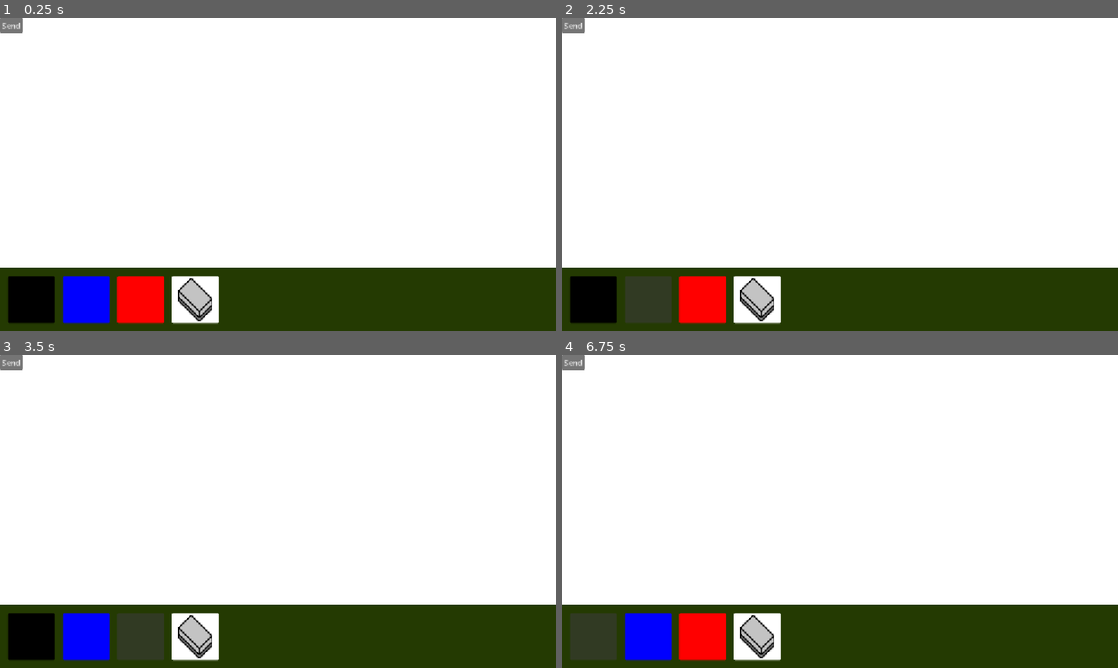
Above: before the commit, frames 1-4 (two rows, left to right).
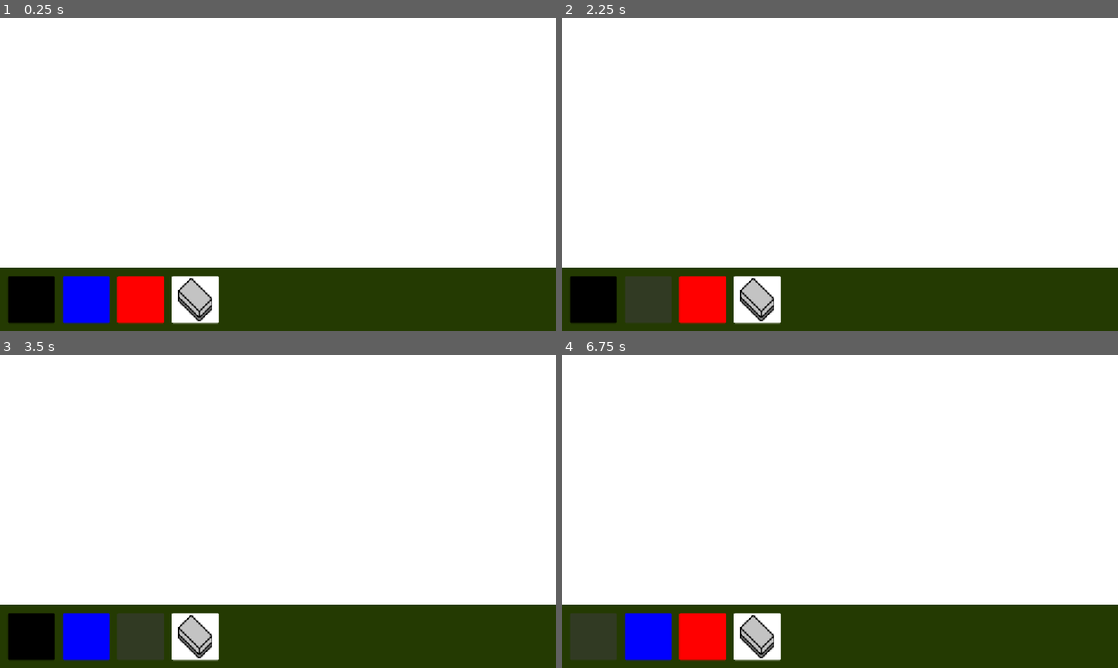
Above: after the commit, the same moments.

Repository: AGI-Frankenstein/web-test
Game: Godot game, scene res://scenes/OldDrawingStuff/Whiteboard_task.tscn
The game is run twice, just before and just after one commit, with the same random seed, the same clock (stepped at 60 frames per second) and the same inputs.
Inputs (mouse positions are in pixels of both pictures, inside the frame that each line leads up to):
- Up to frame 1 (0.25 s): no input
- Up to frame 2 (2.25 s): click (595, 299) at 0.5 s; click (573, 24) at 1.25 s, where only the run before the commit has a clickable "Send"; click (645, 299) at 2 s
- Up to frame 3 (3.5 s): click (139, 636) at 2.75 s
- Up to frame 4 (6.75 s): click (595, 636) at 3.5 s; click (645, 636) at 4.25 s; click (701, 636) at 5 s; click (573, 361) at 5.75 s, where only the run before the commit has a clickable "Send"; click (595, 636) at 6.5 s

The runs differ from the first frame. In frame 1, 0.2% of the frame differs, in the area x 0-5%, y 0-5%; in frame 2, 0.2%; in frame 3, 0.2%; in frame 4, 0.2%.

Commit message:
Small change for demo

Diff:
--- a/scenes/OldDrawingStuff/Whiteboard_task.tscn
+++ b/scenes/OldDrawingStuff/Whiteboard_task.tscn
@@ -136,7 +136,6 @@
 offset_bottom = 618.0
 theme_override_styles/normal = SubResource("StyleBoxFlat_hkanf")
 theme_override_styles/pressed = SubResource("StyleBoxFlat_xw0pa")
-toggle_mode = true
 icon = ExtResource("3_xw0pa")
 icon_alignment = 1
 expand_icon = true
@@ -159,4 +158,5 @@
 [connection signal="pressed" from="Control2/Color1Button" to="Control2" method="_on_color_1_button_pressed"]
 [connection signal="pressed" from="Control2/Color2Button" to="Control2" method="_on_color_2_button_pressed"]
 [connection signal="pressed" from="Control2/Color3Button" to="Control2" method="_on_color_3_button_pressed"]
+[connection signal="pressed" from="Control2/EraserToggle" to="Control2" method="_on_eraser_toggle_pressed"]
 [connection signal="toggled" from="Control2/EraserToggle" to="Control2/SubViewportContainer/SubViewport/Node2D" method="_on_button_toggled"]
--- a/scenes/OldDrawingStuff/control.gd
+++ b/scenes/OldDrawingStuff/control.gd
@@ -26,13 +26,6 @@
 	bttns.append(btnEraser)
 	bttns.append(btnUndo)
 	_resize_to_screen() # Resizes for the device screen size, adjust button positions and also changes button backgrounds
-
-	var join_button = Button.new()
-	join_button.text = "Send"
-	join_button.pressed.connect(submit_image)
-	join_button.offset_top = 0
-	add_child(join_button)
-
 	pass
 
 func _process(_delta: float) -> void:
@@ -50,14 +43,20 @@
 	# TODO: add exporting the set image for processing, will need to filter white to transparent
 	# If we are displaying bones for drawing, should we remove them or keep them in the final monster?
 	# If remove, add full transparency to the bone before grabbing the img
-	var img: Image = svp.get_texture().get_image() # This image "Should" be what is on the drawing space
-	var bytes = img.get_data()
-	$Client.send_image(bytes, img.get_width(), img.get_height())
+	var img: Image = svp.get_texture().get_image()
+	var pkd: PackedByteArray = img.get_data() # This image "Should" be what is on the drawing space
+
+	var tex: Image = Image.create_from_data(10, 10, true, Image.Format.FORMAT_ASTC_4x4, pkd)
+	print(type_string(typeof(tex)))
+	print(type_string(typeof(img)))
+	print(img)
+	print(tex)
 	return
 
 func _resize_to_screen() -> void:
 	var sz = get_viewport().get_visible_rect().size
 	var buttonsizes = sz[1]*0.15
+	# here
 	sz[1] = sz[1]*0.8
 	svp.size = sz
 	for button in bttns:
@@ -88,9 +87,13 @@
 
 func _on_color_1_button_pressed() -> void:
 	color = roundcolor[0]
+	submit_image()
 
 func _on_color_2_button_pressed() -> void:
 	color = roundcolor[1]
 
 func _on_color_3_button_pressed() -> void:
 	color = roundcolor[2]
+
+func _on_eraser_toggle_pressed() -> void:
+	color = roundcolor[3]
--- a/scenes/OldDrawingStuff/node_2d.gd
+++ b/scenes/OldDrawingStuff/node_2d.gd
@@ -12,15 +12,12 @@
 func _input(event: InputEvent) -> void:
 	_get_active_color()
 
-	if _eraser == true:
-		_selected_color = Color.WHITE
-
 	if event is InputEventScreenTouch:
 		_pressedleft = event.pressed
 		if _pressedleft:
 			_current_line = Line2D.new()
 			_current_line.default_color = _selected_color
-			if _eraser == true:
+			if _selected_color == Color.WHITE:
 				_current_line.width = 36
 			else:
 				_current_line.width = 12
@@ -35,7 +32,7 @@
 			if _pressedright:
 				_current_line = Line2D.new()
 				_current_line.default_color = _selected_color
-				if _eraser == true:
+				if _selected_color == Color.WHITE:
 					_current_line.width = 12
 				else:
 					_current_line.width = 2
Not shown, changed: index.pck
